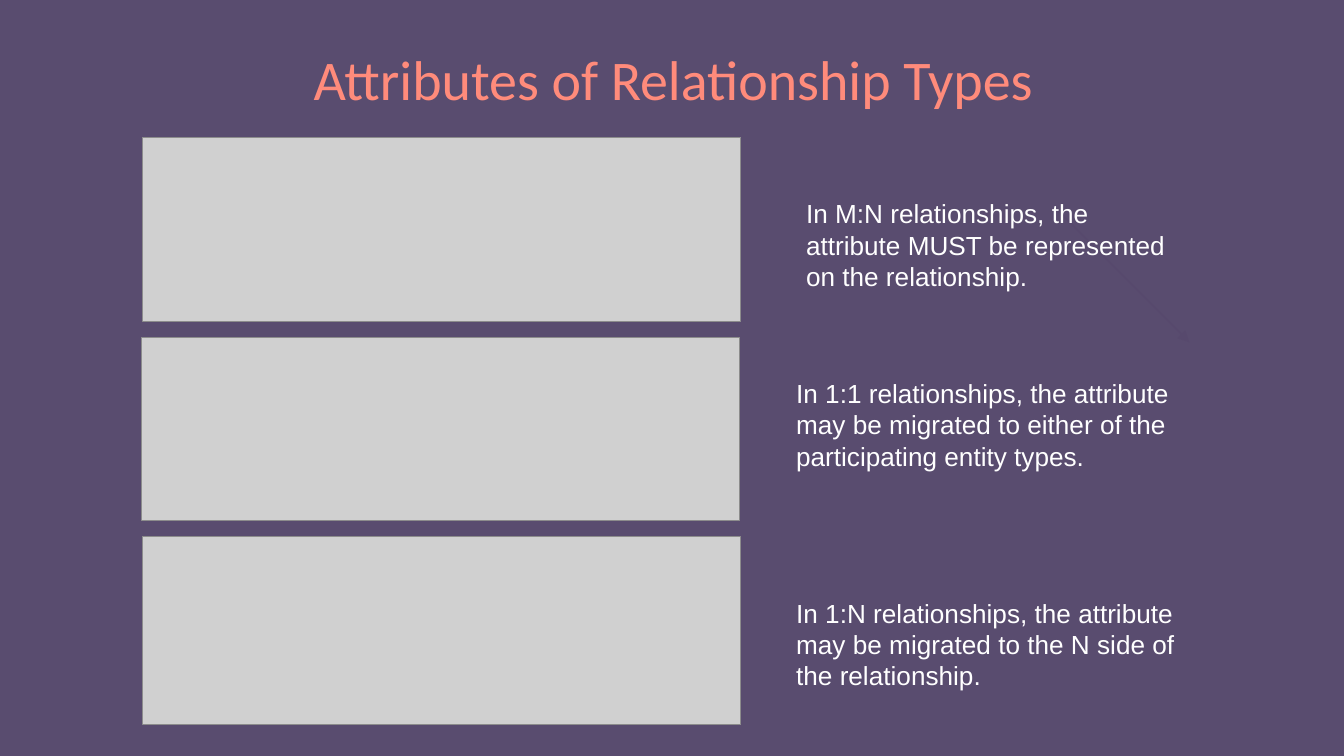
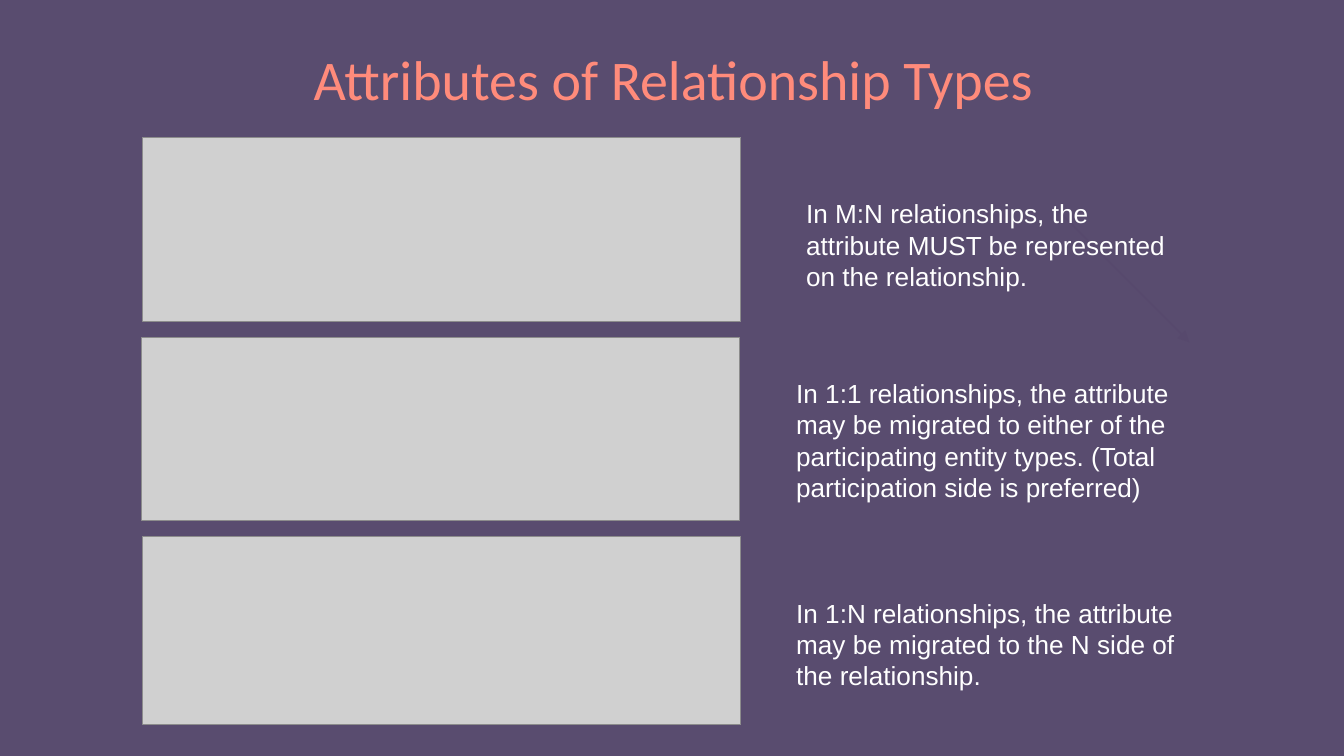
Before and after one commit to 250407-NET-FS/other-trainer-code, a slide deck: slide 24 of Resources-Notes-Ppts/SQL/SQL.pptx (slide 22 before the commit). Drawn at 1344x756 pixels with LibreOffice and Linux fonts; fonts in the diff are those of the drawing; grey boxes stand for pictures. Boxes give left, top, right and bottom in pixels: in the first picture for what was removed or moved away, otherwise in the second. Text is boxed around its words. In the diff, an @@ line names an element or a change of style, - is before the commit and + after.

```diff
--- a/Resources-Notes-Ppts/SQL/SQL.pptx
+++ b/Resources-Notes-Ppts/SQL/SQL.pptx
@@ text at bbox=[796, 384, 1169, 503]: text changed @@
-In 1:1 relationships, the attribute may be migrated to either of the participating entity types.
+In 1:1 relationships, the attribute may be migrated to either of the participating entity types. (Total participation side is preferred)
```
Also in this commit, not shown: 1 other slide changed, 6 slides added.
